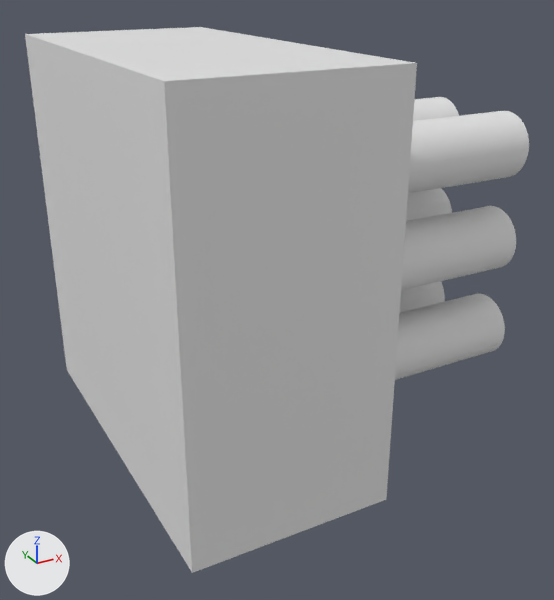
The Blender file blend/roller3p.blend as it was, and as the next commit left it.
Camera for both pictures: a 50 mm lens placed at (-4.67, -10.07, 4.02), pointed at (0.71, -0.28, -0.87). Arrows for +X, +Y and +Z are at lower left; the lights stay in place. The same objects are shown in both versions, whatever each file hides. Materials are left out; every surface is plain grey.

The older version as bpy lines, for what is in view:
```python
me_colobotmesh = bpy.data.meshes.new('ColobotMesh_')
me_colobotmesh.from_pydata(...)  # 1088 vertices, 1614 faces; spans x -2.0..4.0, y -3.0..3.0, z -3.0..3.0
# faces by material slot: [1604, 4, 6]
me_colobotmesh.materials.append(mat_colobotmesh_mat_1)
me_colobotmesh.materials.append(mat_colobotmesh_mat_2)
me_colobotmesh.materials.append(mat_colobotmesh_mat_3)
ob_colobotmesh_1 = bpy.data.objects.new('ColobotMesh_1', me_colobotmesh)
ob_colobotmesh_1.location = (0.0, 0.0, 0.0)
ob_colobotmesh_1.rotation_euler = (1.571, 0.0, 0.0)  # degrees (90, 0, 0)
```
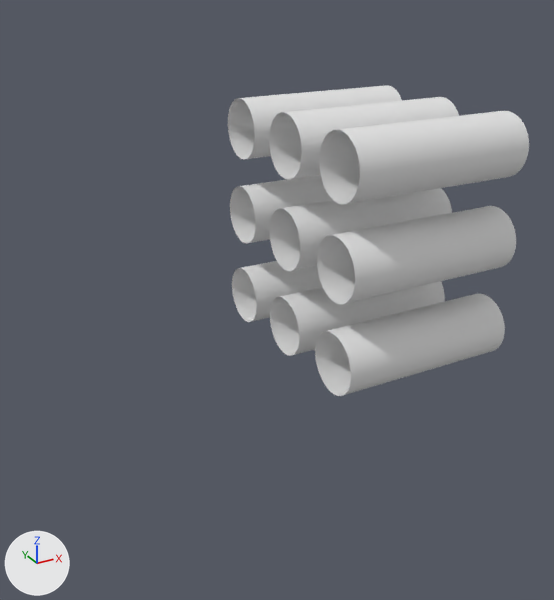
Scene script edits in JSON lines:
```json
{"block": "me_colobotmesh", "where": "me_colobotmesh.from_pydata(...)  # 1088 vertices, 1614 faces; spans x -2.0..4.0, y -3.0..3.0, z -3.0..3.0"}
{"block": "me_colobotmesh", "where": "# used by ob_colobotmesh_1; location = (0.0, 0.0, 0.0); rotation_euler = (1.571, 0.0, 0.0), in degrees (90, 0, 0)"}
{"block": "me_colobotmesh", "change": "me_colobotmesh part 1: the loose piece of 8 vertices spanning x -2.0..1.0, y -3.0..3.0, z -3.0..3.0 is deleted"}
```

Pixel boxes (x1, y1, x2, y2) of what changed, in the pictures (554 x 600 px):
```json
{"object": "ColobotMesh_1", "change": "reshaped", "before": [25, 27, 529, 573], "after": [228, 85, 529, 396], "on screen": "40% narrower, 43% shorter"}
{"part": 1, "of": "me_colobotmesh", "change": "deleted", "before": [25, 27, 417, 573]}
```
